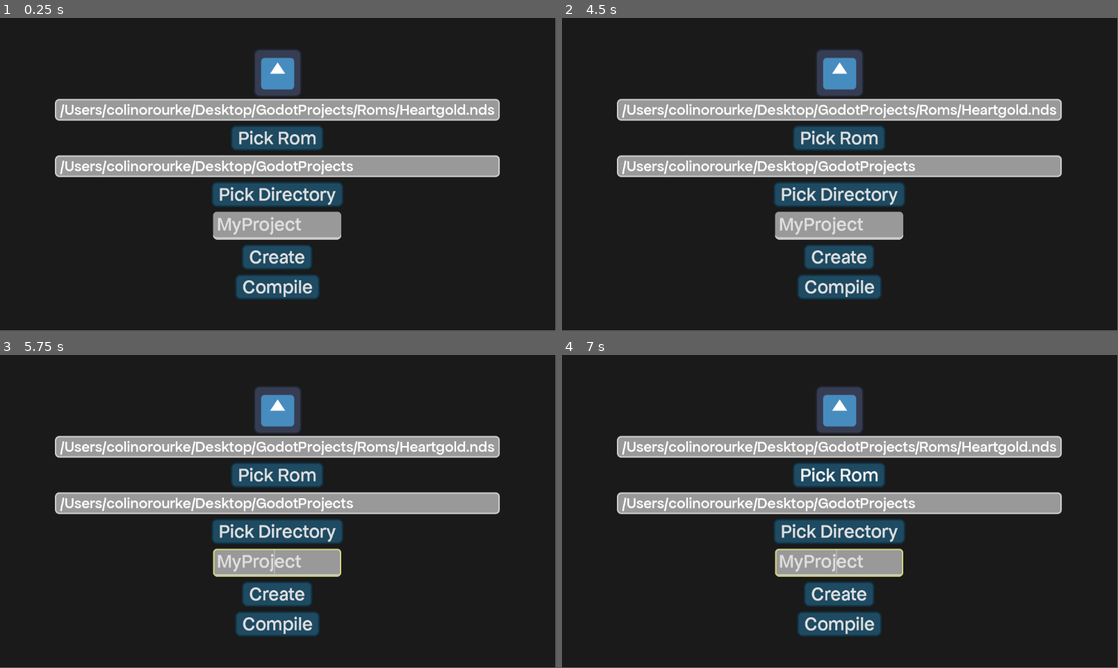
Above: before the commit, frames 1-4 (two rows, left to right).
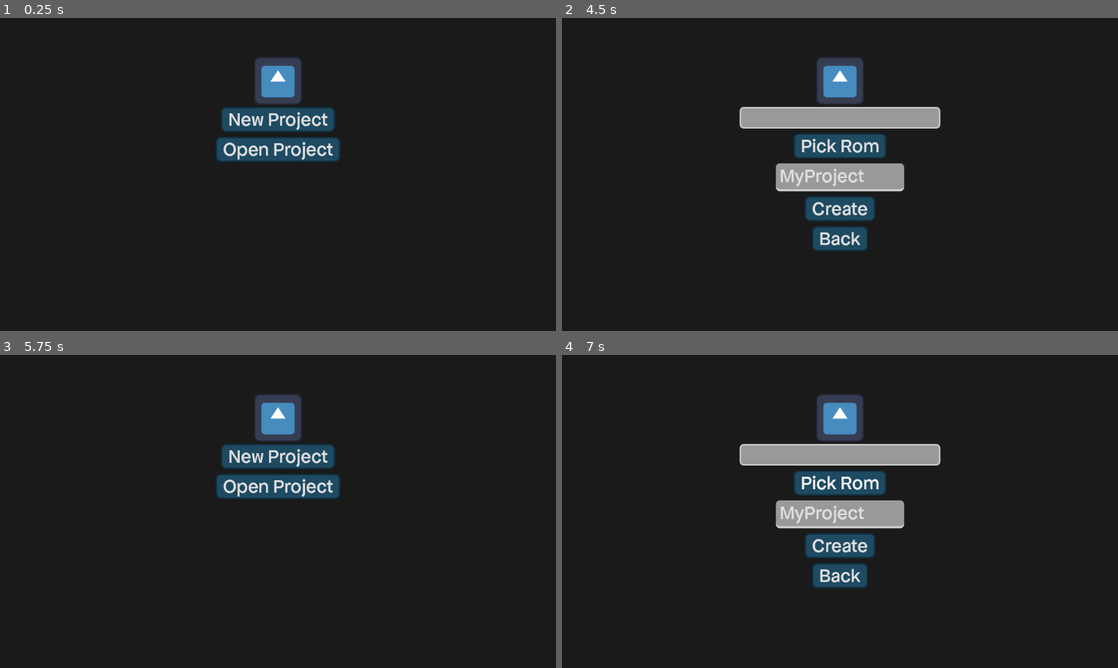
Above: after the commit, the same moments.

Repository: ColinSORourke/GodotNDS_Editor
Game: Godot game, scene res://Scenes/Home.tscn
Two runs of this game, one before a commit and one after it. Both use one fixed random seed, a clock stepped at 60 frames per second and the inputs below. The engine's default icon, where the game draws it, is replaced by a stand-in: a white triangle on a blue panel in a dark square.
Inputs (mouse positions are in pixels of both pictures, inside the frame that each line leads up to):
- Up to frame 1 (0.25 s): no input
- Up to frame 2 (4.5 s): click (840, 136) at 0.5 s, where only the run before the commit has a clickable "Pick Rom"; click (840, 193) at 1.25 s, where only the run before the commit has a clickable "Pick Directory"; click (840, 149) at 2 s, where only the run after the commit has a clickable "Open Project"; click (840, 255) at 2.75 s, where only the run before the commit has a clickable "Create"; click (840, 287) at 3.5 s, where only the run before the commit has a clickable "Compile"; click (840, 118) at 4.25 s, where only the run after the commit has a clickable "New Project"
- Up to frame 3 (5.75 s): click (278, 574) at 5 s, where only the run after the commit has a clickable "Back"
- Up to frame 4 (7 s): click (840, 455) at 5.75 s, where only the run after the commit has a clickable "New Project"; click "Pick Rom" at 6.5 s
In our replay, the window is 799x449 before the commit and 800x450 after it. These sizes can differ from the game's own. Grey fills any space a smaller window leaves; there, only what the larger window draws over its background counts as a difference.

The runs differ from the first frame. In frame 1, 20% of the frame differs, in the area x 9-90%, y 10-90%; in frame 2, 19%; in frame 3, 20%; in frame 4, 19%.
Error before the commit: Attempt to call function 'make_dir' in base 'null instance' on a null instance. (res://Scripts/create_proj.gd:40)

Commit message:
Improved Create Project Flow

Diff:
--- a/Scenes/Home.tscn
+++ b/Scenes/Home.tscn
@@ -1,10 +1,19 @@
-[gd_scene load_steps=9 format=3 uid="uid://dokxbayunkgwo"]
+[gd_scene load_steps=11 format=3 uid="uid://dokxbayunkgwo"]
 
 [ext_resource type="Texture2D" uid="uid://b2kpqy7l0eoni" path="res://Assets/icon.svg" id="1_1gjae"]
+[ext_resource type="Script" path="res://Scenes/InitMenu.gd" id="2_ioxfu"]
 [ext_resource type="Theme" uid="uid://08hv88tc1qqh" path="res://Fonts/ApfelTheme.tres" id="2_ksiif"]
 [ext_resource type="Script" path="res://Scripts/create_proj.gd" id="2_qxyfr"]
 [ext_resource type="StyleBox" uid="uid://co1mcfxjjtg57" path="res://Assets/buttonSBoxClick.tres" id="3_0tcee"]
 [ext_resource type="StyleBox" uid="uid://jjq6i5iwgye" path="res://Assets/buttonSBoxNorm.tres" id="4_7btr2"]
+
+[sub_resource type="StyleBoxFlat" id="StyleBoxFlat_vpi5q"]
+bg_color = Color(0.101961, 0.101961, 0.101961, 1)
+border_color = Color(0.820411, 0.360244, 0.360664, 1)
+corner_radius_top_left = 8
+corner_radius_top_right = 8
+corner_radius_bottom_right = 8
+corner_radius_bottom_left = 8
 
 [sub_resource type="StyleBoxFlat" id="StyleBoxFlat_71f0l"]
 border_width_left = 3
@@ -83,11 +92,63 @@
 expand_mode = 3
 stretch_mode = 4
 
+[node name="Main" type="VBoxContainer" parent="MarginContainer/VBoxContainer2"]
+layout_mode = 2
+size_flags_horizontal = 4
+theme_override_constants/separation = 10
+script = ExtResource("2_ioxfu")
+
+[node name="AcceptDialog" type="AcceptDialog" parent="MarginContainer/VBoxContainer2/Main"]
+
+[node name="DirDialog" type="FileDialog" parent="MarginContainer/VBoxContainer2/Main"]
+auto_translate_mode = 1
+title = "Open a Directory"
+size = Vector2i(303, 180)
+ok_button_text = "Select Current Folder"
+dialog_hide_on_ok = true
+file_mode = 2
+access = 2
+use_native_dialog = true
+
+[node name="NewBtn" type="Button" parent="MarginContainer/VBoxContainer2/Main"]
+layout_mode = 2
+size_flags_horizontal = 4
+size_flags_vertical = 4
+focus_mode = 0
+theme = ExtResource("2_ksiif")
+theme_override_styles/hover_pressed = ExtResource("3_0tcee")
+theme_override_styles/hover = ExtResource("4_7btr2")
+theme_override_styles/pressed = ExtResource("3_0tcee")
+theme_override_styles/normal = ExtResource("4_7btr2")
+text = "New Project"
+
+[node name="OpenBtn" type="Button" parent="MarginContainer/VBoxContainer2/Main"]
+layout_mode = 2
+size_flags_horizontal = 4
+size_flags_vertical = 4
+focus_mode = 0
+theme = ExtResource("2_ksiif")
+theme_override_styles/hover_pressed = ExtResource("3_0tcee")
+theme_override_styles/hover = ExtResource("4_7btr2")
+theme_override_styles/pressed = ExtResource("3_0tcee")
+theme_override_styles/normal = ExtResource("4_7btr2")
+text = "Open Project"
+
 [node name="CreateProj" type="VBoxContainer" parent="MarginContainer/VBoxContainer2"]
+visible = false
 layout_mode = 2
 size_flags_horizontal = 4
 theme_override_constants/separation = 10
 script = ExtResource("2_qxyfr")
+
+[node name="AcceptDialog" type="AcceptDialog" parent="MarginContainer/VBoxContainer2/CreateProj"]
+initial_position = 1
+size = Vector2i(400, 200)
+unresizable = true
+force_native = true
+theme = ExtResource("2_ksiif")
+theme_override_styles/panel = SubResource("StyleBoxFlat_vpi5q")
+dialog_text = "This is a descriptive error message!"
 
 [node name="DirDialog" type="FileDialog" parent="MarginContainer/VBoxContainer2/CreateProj"]
 title = "Open a Directory"
@@ -128,27 +189,6 @@
 theme_override_styles/normal = ExtResource("4_7btr2")
 text = "Pick Rom"
 
-[node name="PathLabel" type="Label" parent="MarginContainer/VBoxContainer2/CreateProj"]
-custom_minimum_size = Vector2(400, 0)
-layout_mode = 2
-theme = ExtResource("2_ksiif")
-theme_override_font_sizes/font_size = 32
-theme_override_styles/normal = SubResource("StyleBoxFlat_71f0l")
-text = "Sample/Path/Here"
-autowrap_mode = 2
-
-[node name="DialogBtn" type="Button" parent="MarginContainer/VBoxContainer2/CreateProj"]
-layout_mode = 2
-size_flags_horizontal = 4
-size_flags_vertical = 4
-focus_mode = 0
-theme = ExtResource("2_ksiif")
-theme_override_styles/hover_pressed = ExtResource("3_0tcee")
-theme_override_styles/hover = ExtResource("4_7btr2")
-theme_override_styles/pressed = ExtResource("3_0tcee")
-theme_override_styles/normal = ExtResource("4_7btr2")
-text = "Pick Directory"
-
 [node name="NameEdit" type="LineEdit" parent="MarginContainer/VBoxContainer2/CreateProj"]
 custom_minimum_size = Vector2(250, 0)
 layout_mode = 2
@@ -174,22 +214,24 @@
 text = "Create
 "
 
-[node name="CompileBtn" type="Button" parent="MarginContainer/VBoxContainer2/CreateProj"]
-layout_mode = 2
-size_flags_horizontal = 4
-size_flags_vertical = 4
-focus_mode = 0
-theme = ExtResource("2_ksiif")
-theme_override_styles/hover_pressed = ExtResource("3_0tcee")
-theme_override_styles/hover = ExtResource("4_7btr2")
-theme_override_styles/pressed = ExtResource("3_0tcee")
-theme_override_styles/normal = ExtResource("4_7btr2")
-text = "Compile
+[node name="BackBtn" type="Button" parent="MarginContainer/VBoxContainer2/CreateProj"]
+layout_mode = 2
+size_flags_horizontal = 4
+size_flags_vertical = 4
+focus_mode = 0
+theme = ExtResource("2_ksiif")
+theme_override_styles/hover_pressed = ExtResource("3_0tcee")
+theme_override_styles/hover = ExtResource("4_7btr2")
+theme_override_styles/pressed = ExtResource("3_0tcee")
+theme_override_styles/normal = ExtResource("4_7btr2")
+text = "Back
 "
 
+[connection signal="pressed" from="MarginContainer/VBoxContainer2/Main/NewBtn" to="MarginContainer/VBoxContainer2/CreateProj" method="open"]
+[connection signal="pressed" from="MarginContainer/VBoxContainer2/Main/NewBtn" to="MarginContainer/VBoxContainer2/Main" method="close"]
 [connection signal="dir_selected" from="MarginContainer/VBoxContainer2/CreateProj/DirDialog" to="MarginContainer/VBoxContainer2/CreateProj" method="onDirSelected"]
 [connection signal="file_selected" from="MarginContainer/VBoxContainer2/CreateProj/RomDialog" to="MarginContainer/VBoxContainer2/CreateProj" method="onRomSelected"]
 [connection signal="pressed" from="MarginContainer/VBoxContainer2/CreateProj/RomDialogBtn" to="MarginContainer/VBoxContainer2/CreateProj" method="openRomDialog"]
-[connection signal="pressed" from="MarginContainer/VBoxContainer2/CreateProj/DialogBtn" to="MarginContainer/VBoxContainer2/CreateProj" method="openDialog"]
-[connection signal="pressed" from="MarginContainer/VBoxContainer2/CreateProj/CreateBtn" to="MarginContainer/VBoxContainer2/CreateProj" method="createProject"]
-[connection signal="pressed" from="MarginContainer/VBoxContainer2/CreateProj/CompileBtn" to="MarginContainer/VBoxContainer2/CreateProj" method="compileProject"]
+[connection signal="pressed" from="MarginContainer/VBoxContainer2/CreateProj/CreateBtn" to="MarginContainer/VBoxContainer2/CreateProj" method="openDirDialog"]
+[connection signal="pressed" from="MarginContainer/VBoxContainer2/CreateProj/BackBtn" to="MarginContainer/VBoxContainer2/CreateProj" method="close"]
+[connection signal="pressed" from="MarginContainer/VBoxContainer2/CreateProj/BackBtn" to="MarginContainer/VBoxContainer2/Main" method="open"]
--- /dev/null
+++ b/Scenes/InitMenu.gd
@@ -0,0 +1,7 @@
+extends VBoxContainer
+
+func close() -> void:
+	self.visible = false
+
+func open() -> void:
+	self.visible = true
--- a/Scripts/NDS_GD.gd
+++ b/Scripts/NDS_GD.gd
@@ -1,10 +1,11 @@
 extends Node
 
-# THIS FILE MODELED AFTER
+# This code is a port of JackHack96's awesome jNndstool to GDScript.
 # https://github.com/JackHack96/jNdstool
 
 static var ExtractionLog: FileAccess
 
+# Main Extract Function
 func extractROM(romPath: String, dirPath: String) -> void:
 	var dir = DirAccess.open(dirPath)
 
@@ -27,7 +28,6 @@
 	romFile.seek(header.fntOffset)
 
 	NitroDirectory.loadDirFNT(root, romFile, romFile.get_position(), startOffsets, endOffsets)
-	print(root.currentDirId)
 
 	dir.make_dir("data")
 	NitroDirectory.unpackFileTree(romFile, dirPath.path_join("data"), root)
@@ -95,7 +95,7 @@
 	romFile.close()
 	pass
 
-
+# Rebuild ROM from extracted Database
 func buildROM(dirPath: String, romPath: String) -> void:
 	var haveAllFiles = true
 
@@ -156,7 +156,6 @@
 
 
 		NitroDirectory.loadDirA(dirPath.path_join("data"), rootDir, 0xf000, overlays.size(), fimgOffset)
-		print(rootDir.currentDirId)
 
 		reader = FileAccess.open(dirPath.path_join("header.bin"), FileAccess.READ)
 		var header: NitroHeader = NitroHeader.readHeader(reader)
@@ -241,30 +240,23 @@
 		romFile.close()
 		reader.close()
 
+
+# Utility Function
 func addPadding(offset: int) -> int:
 	if (offset % 4 != 0):
 		return offset + (4 - offset % 4)
 	else:
 		return offset
 
-
+# Utility Function
 func getFileSize(path: String) -> int:
 	var tmp = FileAccess.open(path, FileAccess.READ)
 	var size = tmp.get_length()
 	tmp.close()
 	return size;
 
-###############
-# Byte = 8 Bits
-# 1 Hexadecimal Digit = 4 Bits
-# Word = 16 Bits
-#
-#
-#
-#
-################
-
-
+
+# Nitro Classes representing main files in a rom.
 class NitroHeader:
 	static var headerValues = ["gameTitle", "gameCode", "makerCode", "unitCode", "encryptionSeedSelect", "deviceCapacity", …(645 unchanged characters)…
 
--- a/Scripts/create_proj.gd
+++ b/Scripts/create_proj.gd
@@ -1,51 +1,60 @@
 extends VBoxContainer
 
 
-var path = "/Users/colinorourke/Desktop/GodotProjects"
+var path = ""
 
-var rom = "/Users/colinorourke/Desktop/GodotProjects/Roms/Heartgold.nds"
+var rom = ""
+
+func open() -> void:
+	self.visible = true
+
+func close() -> void:
+	self.visible = false
 
 # Called when the node enters the scene tree for the first time.
 func _ready() -> void:
-	$PathLabel.text = path
 	$RomLabel.text = rom
-	pass # Replace with function body.
 
-func onDirSelected(selected):
-	path = selected
-	$PathLabel.text = path
-	pass
+func openRomDialog() -> void:
+	$RomDialog.visible =  true
 
 func onRomSelected(selected: String) -> void:
 	if (selected.get_extension() == "nds"):
 		rom = selected
 		$RomLabel.text = rom
 	else:
-		rom = "Invalid File!"
-		$RomLabel.text = rom
-	pass # Replace with function body.
+		$AcceptDialog.dialog_text = "Invalid file!"
+		$AcceptDialog.visible = true
 
-func openDialog() -> void:
-	$DirDialog.visible = true
-	pass # Replace with function body.
+func openDirDialog() -> void:
+	if ($NameEdit.text == "" or not $NameEdit.text.is_valid_filename()):
+		$AcceptDialog.dialog_text = "Invalid folder name!"
+		$AcceptDialog.visible = true
+	elif (rom.get_extension() != "nds"):
+		$AcceptDialog.dialog_text = "Please select a ROM first!"
+		$AcceptDialog.visible = true
+	else:
+		$DirDialog.visible = true
 
-func openRomDialog() -> void:
-	$RomDialog.visible =  true
-	pass # Replace with function body.
+
+func onDirSelected(selected):
+	if (DirAccess.dir_exists_absolute(selected.path_join($NameEdit.text))):
+		$AcceptDialog.dialog_text = "A folder with that name already exists!"
+		$AcceptDialog.visible = true
+	else:
+		path = selected;
+		createProject()
+
 
 func createProject() -> void:
-	if ($NameEdit.text != "" && $NameEdit.text.is_valid_filename()):
-		var dir = DirAccess.open(path)
-		var projectPath = path.path_join($NameEdit.text)
-		dir.make_dir(projectPath)
-		dir.make_dir(projectPath.path_join("/unpacked"))
-		NdsGd.extractROM(rom, projectPath.path_join("/unpacked"))
-		var file = FileAccess.open(projectPath + "/Project.TXT", 7)
-		file.close()
-	else:
-		pass
-	pass # Replace with function body.
+	var dir = DirAccess.open(path)
+	var projectPath = path.path_join($NameEdit.text)
+	dir.make_dir(projectPath)
+	dir.make_dir(projectPath.path_join("/unpacked"))
 
-func compileProject() -> void:
-	var projectPath = "/Users/colinorourke/Desktop/GodotProjects".path_join($NameEdit.text)
-	NdsGd.buildROM(projectPath.path_join("/unpacked"), projectPath.path_join("Compiled.nds"))
+	# SOMETIME IN THE FUTURE
+	# This should be in a "Try Catch" loop
+	NdsGd.extractROM(rom, projectPath.path_join("/unpacked"))
+
+	var file = FileAccess.open(projectPath + "/Project.TXT", 7)
+	file.close()
--- a/project.godot
+++ b/project.godot
@@ -18,3 +18,8 @@
 [autoload]
 
 NdsGd="*res://Scenes/NDS_GD.tscn"
+
+[display]
+
+window/stretch/mode="viewport"
+window/stretch/aspect="keep_width"
Not shown, added: TXTs/HG_Engine.txt
Not shown, added: TXTs/ToDoNext.txt
